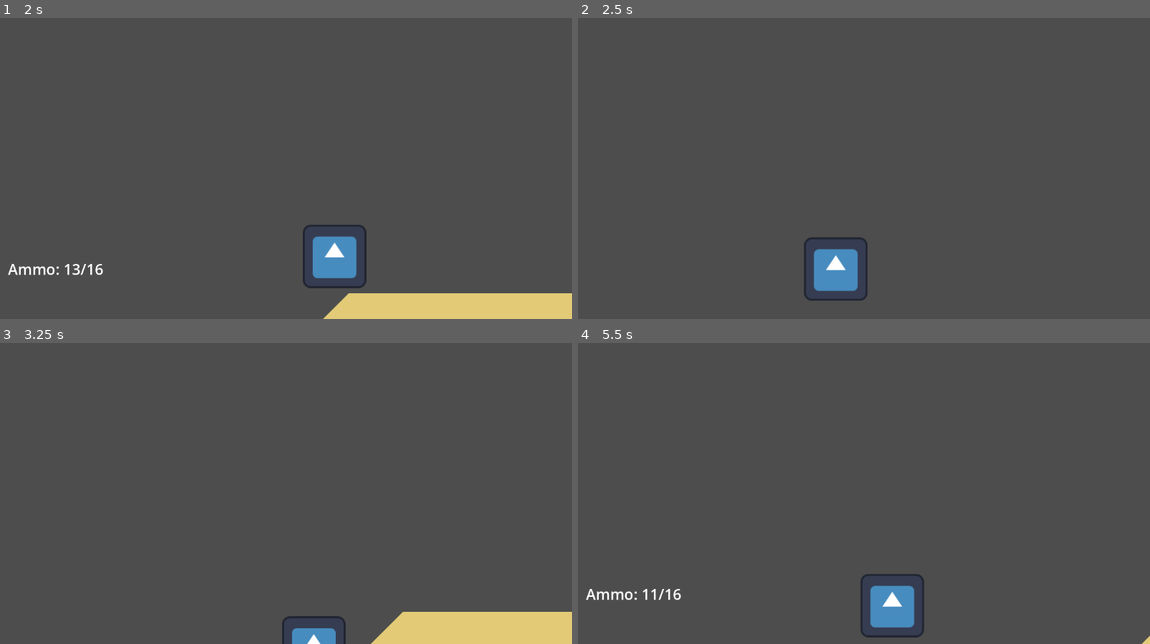
Above: before the commit, frames 1-4 (two rows, left to right).
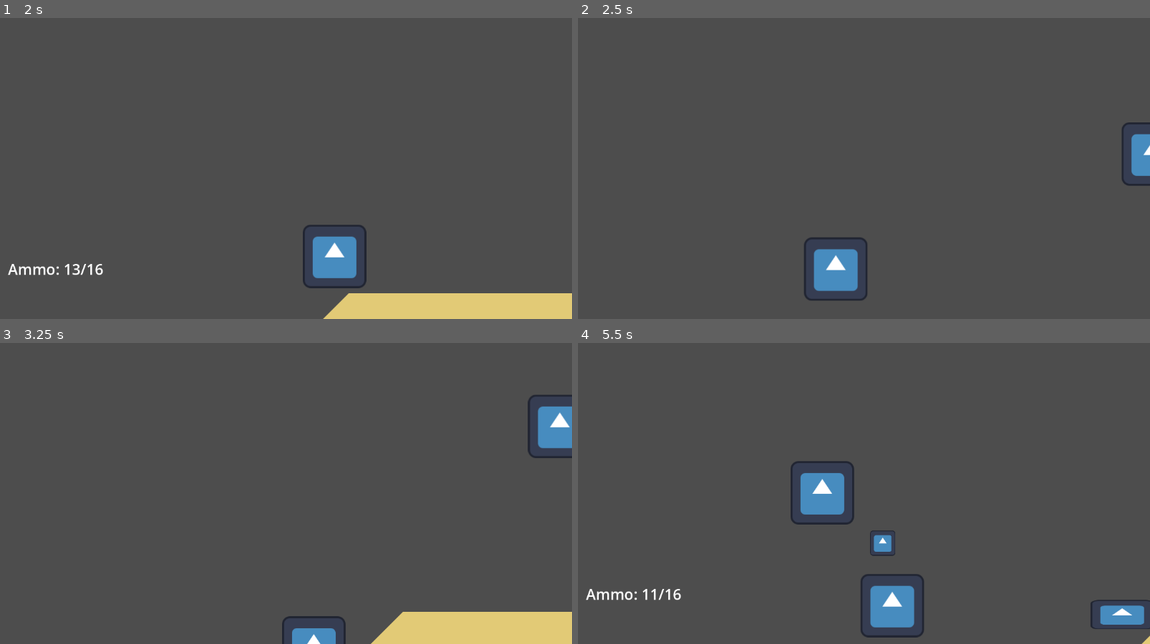
Above: after the commit, the same moments.

Repository: dzfrias/gladiator
Game: Godot game, scene res://scenes/playtest_scene.tscn
Two runs of this game, one before a commit and one after it. Both use one fixed random seed, a clock stepped at 60 frames per second and the inputs below. This scene is started directly instead of the project's main scene. The engine's default icon, where the game draws it, is replaced by a stand-in: a white triangle on a blue panel in a dark square.
Inputs (mouse positions are in pixels of both pictures, inside the frame that each line leads up to):
- Up to frame 1 (2 s): move the mouse to (411, 141) at 0.52 s; press the mouse at (411, 141) at 0.53 s; hold D (right) from 0.53 s (still down); tap Space (jump) at 0.77, 1.07, 1.52, 1.82 s; move the mouse to (171, 174) at 1.27 s; release the mouse at (171, 174) at 1.28 s; tap E (roll) at 1.35 s
- Up to frame 2 (2.5 s): move the mouse to (921, 87) at 2.02 s; release D (right) at 2.03 s; hold A (left) from 2.03 s (still down); hold Q (toggle_weapon) from 2.03 s (still down)
- Up to frame 3 (3.25 s): move the mouse to (257, 547) at 2.77 s; release A (left) at 2.78 s; release Q (toggle_weapon) at 2.78 s; hold D (right) from 2.78 s (still down); click (257, 547) at 2.85 s; tap Space (jump) at 3.02 s
- Up to frame 4 (5.5 s): tap Space (jump) at 3.32, 3.77, 4.07, 4.52, 4.82 s; move the mouse to (1035, 532) at 3.52 s; hold E (roll) 3.53-4.28 s; move the mouse to (692, 436) at 4.27 s; release D (right) at 4.28 s; hold A (left) 4.28-5.03 s; tap Q (toggle_weapon) at 4.35 s; move the mouse to (892, 484) at 5.02 s; press the mouse at (892, 484) at 5.03 s; hold D (right) from 5.03 s (still down)

Frame 1 is identical in both runs. In frame 2, 0.6% of the frame differs, in the area x 94-100%, y 34-56%; in frame 3, 1.1%; in frame 4, 2.2%, in the area x 37-100%, y 39-96%.

Commit message:
Fix wolf flipping
This also cleans up the enemy spawner logic a bit.

Diff:
--- a/scripts/enemies/vulture.gd
+++ b/scripts/enemies/vulture.gd
@@ -24,7 +24,6 @@
 
 @onready var detection_zone: Area2D = $DetectionZone
 
-var _always_tracking : bool
 var _state := State.IDLE
 var _tracking: Node2D
 var _idle_time := 0.0
@@ -37,6 +36,11 @@
 	TRACKING,
 	ATTACK_WINDUP,
 }
+
+func track(target: Node2D) -> void:
+	_tracking = target
+	if _state == State.IDLE:
+		_state = State.TRACKING
 
 func _ready() -> void:
 	$DetectionZone.body_entered.connect(_on_detection_zone_body_entered)
@@ -56,11 +60,7 @@
 
 	match _state:
 		State.IDLE:
-			_velocity = Vector2.ZERO
-			if _always_tracking:
-				_tracking = Player.Instance
-				_state = State.TRACKING
-			# TODO patrol
+			# TODO: patrol
 			pass
 		State.TRACKING:
 			assert(_tracking != null)
--- a/scripts/enemies/wolf.gd
+++ b/scripts/enemies/wolf.gd
@@ -9,10 +9,10 @@
 @export var attack_windup_time: float = 0.1
 @export var attack_tired_time: float = 0.8
 
-var _always_tracking: bool
 var _state: State = State.IDLE
 var _tracking: Node2D
 var _attack_direction := 0.0
+@onready var _original_attack_x = $AttackBox/CollisionShape2D.position.x
 
 enum State {
 	IDLE,
@@ -22,6 +22,11 @@
 	# Recovering from attack (or beginning an attack)
 	TIRED,
 }
+
+func track(target: Node2D) -> void:
+	_tracking = target
+	if _state == State.IDLE:
+		_state = State.TRACKING
 
 func _ready() -> void:
 	$AttackBox.body_entered.connect(_on_attack_box_body_entered)
@@ -39,7 +44,6 @@
 			assert(_tracking != null)
 			var dist := _tracking.position.x - position.x
 			var direction := signf(dist)
-			scale.x = direction
 			if abs(dist) <= attack_distance:
 				_attack_direction = direction
 				_attack()
@@ -47,15 +51,15 @@
 				velocity.x = direction * speed
 		State.IDLE:
 			# TODO make wolf patrol back and forth
-			if _always_tracking:
-				_tracking = Player.Instance
-				_state = State.TRACKING
 			velocity.x = 0
 		State.TIRED:
 			velocity.x = 0
 		State.ATTACKING:
 			assert(_attack_direction != 0)
 			velocity.x = _attack_direction * attack_speed
+
+	if velocity.x != 0:
+		_flip(signf(velocity.x))
 
 	move_and_slide()
 
@@ -83,11 +87,8 @@
 			_state = State.TRACKING
 		_tracking = body
 
-func _on_detection_zone_body_exited(body: Node2D) -> void:
-	if body is Player:
-		_tracking = null
-		if _state == State.TRACKING:
-			_state = State.IDLE
+func _on_detection_zone_body_exited(_body: Node2D) -> void:
+	pass
 
 func _on_health_damage_taken(_amount: float) -> void:
 	print("Wolf damage taken")
@@ -101,3 +102,7 @@
 		return
 	var player := body as Player
 	player.damage(attack_damage)
+
+func _flip(direction: float) -> void:
+	assert(absf(direction) == 1)
+	$AttackBox/CollisionShape2D.position.x = _original_attack_x * direction
--- a/scripts/spawner.gd
+++ b/scripts/spawner.gd
@@ -7,27 +7,22 @@
 @export var enemy_group: Node2D
 
 func _ready() -> void:
-	spawn_enemies()
+	_spawn_enemies_loop()
 
-func spawn_enemies():
+func _spawn_enemies_loop() -> void:
 	while true:
 		if enemy_group.get_child_count() <= 4:
-			instantiate_enemies(1, 1)
+			_spawn_enemies()
 		await get_tree().create_timer(spawn_delay).timeout
 
-func instantiate_enemies(wolf_amount: int, vulture_amount: int):
-	for i in range(wolf_amount):
-		var wolf = wolf_prefab.instantiate()
-		var random_index = randi_range(0, spawn_positions.size() - 1)
-		var spawn_position = spawn_positions[random_index].global_position
-		wolf.global_position = spawn_position
-		wolf._always_tracking = true
-		enemy_group.add_child(wolf)
+func _spawn_enemies() -> void:
+	_spawn(wolf_prefab)
+	_spawn(vulture_prefab)
 
-	for i in range(vulture_amount):
-		var vulture = vulture_prefab.instantiate()
-		var random_index = randi_range(0, spawn_positions.size() - 1)
-		var spawn_position = spawn_positions[random_index].global_position
-		vulture.global_position = spawn_position
-		vulture._always_tracking = true
-		enemy_group.add_child(vulture)
+func _spawn(enemy: PackedScene) -> void:
+	var instance := enemy.instantiate()
+	var random_index := randi_range(0, spawn_positions.size() - 1)
+	var spawn_position := spawn_positions[random_index].global_position
+	instance.global_position = spawn_position
+	instance.track(Player.Instance)
+	enemy_group.add_child(instance)
